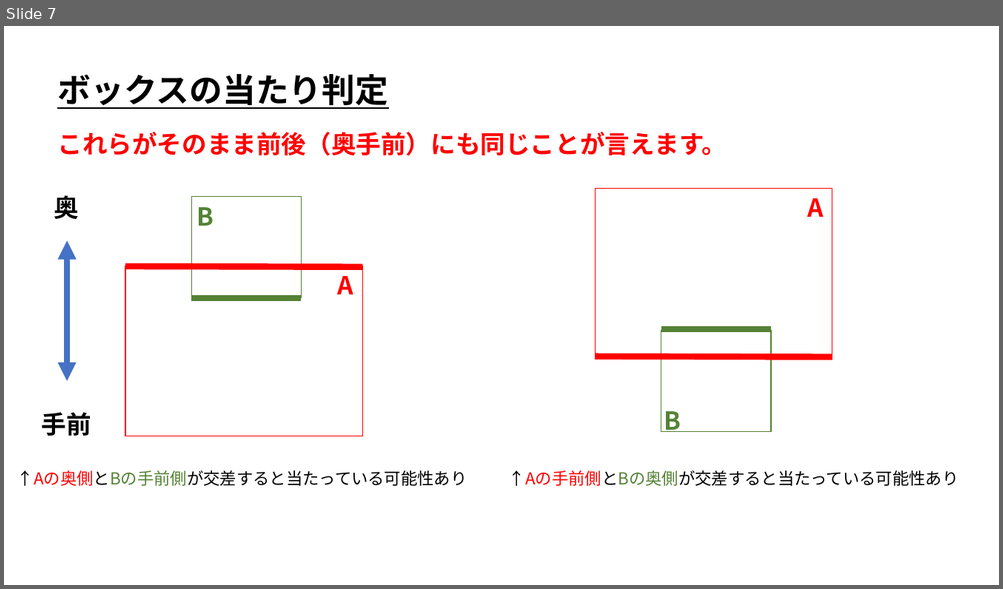
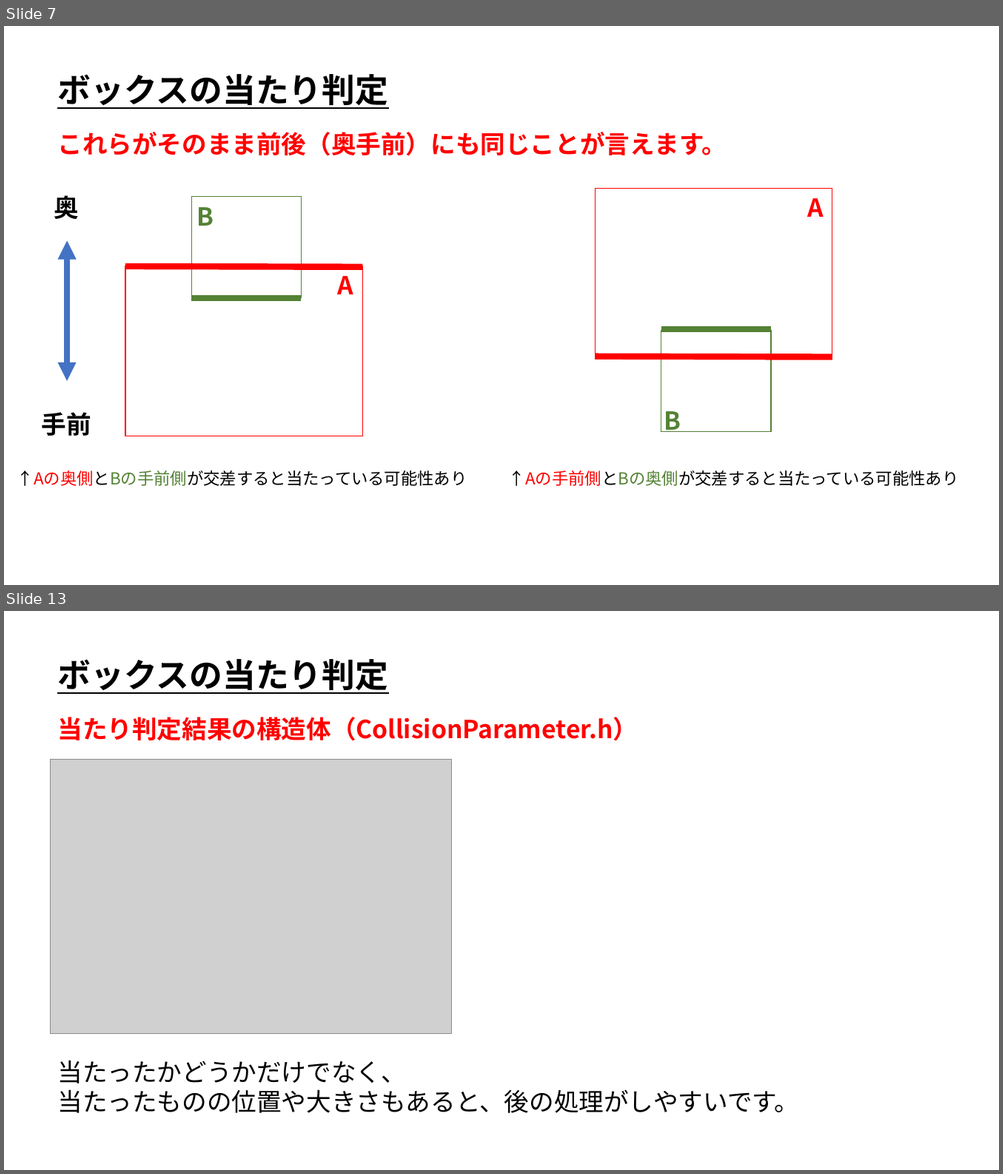
Before and after one commit to ArakiYusuke-Ohara/Textbook, a slide deck: ゲーム科2年/00_前期/ゲーム開発Ⅰ/07_ボックスの当たり判定（AABB）.pptx. Shown one above the other, each under a label of ours: slide 7 before the commit, slides 7 and 13 after it; the slides between them are not shown. The pictures are 1003x589 and 1003x1174 pixels, drawn with LibreOffice and Linux fonts; fonts in the diff are those of the drawing; grey boxes stand for pictures. Boxes give left, top, right and bottom in pixels: in the first picture for what was removed or moved away, otherwise in the second. Text is boxed around its words. In the diff, an @@ line names an element or a change of style, - is before the commit and + after.

Commit message:
ボックスの当たり判定の押し出し実装。AABB管理修正。

```diff
--- a/ゲーム科2年/00_前期/ゲーム開発Ⅰ/07_ボックスの当たり判定（AABB）.pptx
+++ b/ゲーム科2年/00_前期/ゲーム開発Ⅰ/07_ボックスの当たり判定（AABB）.pptx
@@ slide 13 added at (x1=4, y1=611, x2=999, y2=1170), background #FFFFFF @@
@@ text added at (x1=57, y1=659, x2=388, y2=694), 32 pt, text #000000, bold, underline @@
+ボックスの当たり判定
@@ text added at (x1=58, y1=717, x2=638, y2=741), 24 pt, text #FF0000, bold @@
+当たり判定結果の構造体（CollisionParameter.h）
@@ picture added at (x1=51, y1=760, x2=452, y2=1034) @@
@@ text added at (x1=58, y1=1060, x2=800, y2=1113), 24 pt, text #000000 @@
+当たったかどうかだけでなく、
+当たったものの位置や大きさもあると、後の処理がしやすいです。
```
Also in this commit, not shown: 5 slides changed, 1 other slide added, 26 other files.
